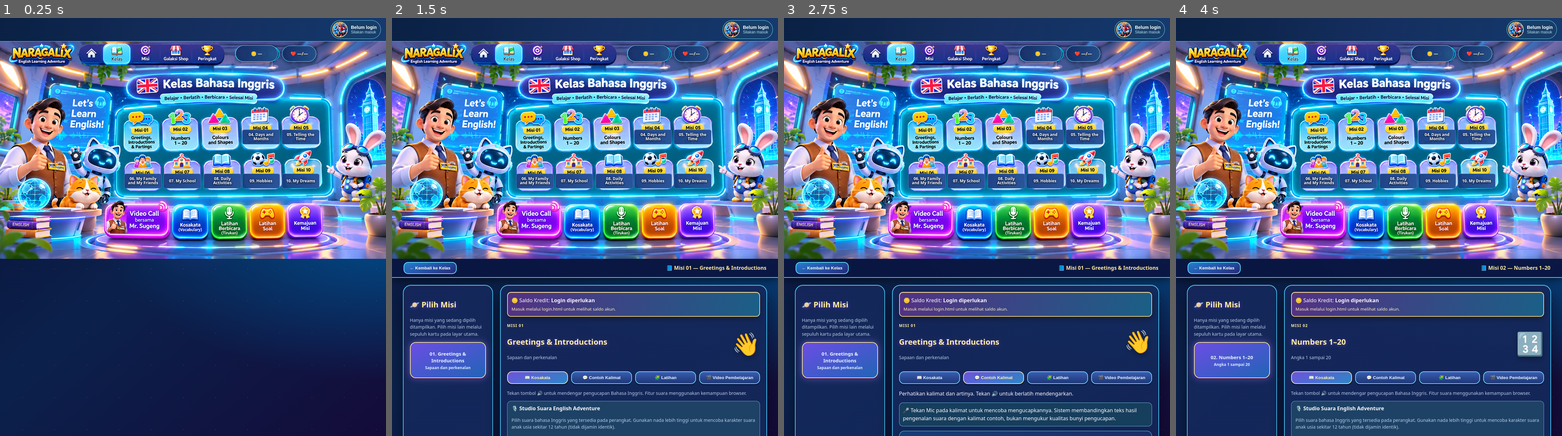
Above: before the commit, frames 1-4 (left to right).
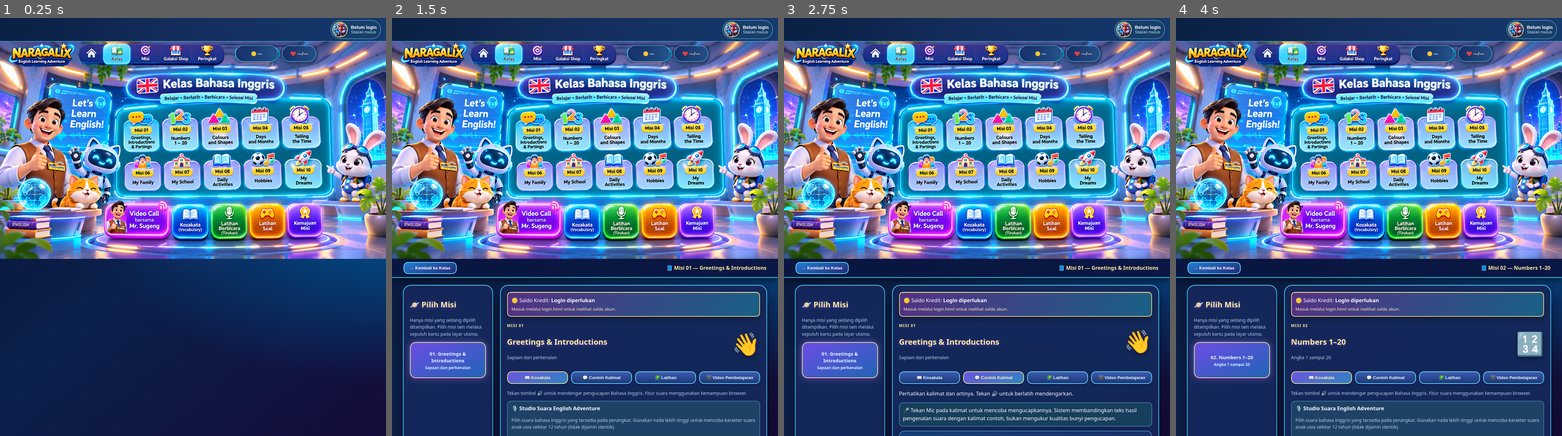
Above: after the commit, the same moments.

Repository: Sugeng1104/nagaralix-game
Game: browser game, page kelas-bahasa-inggris.html
Same seed, same stepped clock (60 frames per second), same inputs: the game is played once before the commit and once after it.
Inputs:
- Up to frame 1 (0.25 s): no input
- Up to frame 2 (1.5 s): click "Kosakata" at 1.27 s
- Up to frame 3 (2.75 s): click "Kelas" at 1.87 s; click "💬 Contoh Kalimat" at 2.47 s
- Up to frame 4 (4 s): click "Buka Misi 08" at 3.07 s; click "Buka Misi 02" at 3.67 s

The runs differ from the first frame. In frame 1, 2.4% of the frame differs, in the area x 32-83%, y 26-41%; in frame 2, 2.4%; in frame 3, 2.4%; in frame 4, 2.4%.

Commit message:
Add files via upload

Diff:
--- a/kelas-bahasa-inggris.html
+++ b/kelas-bahasa-inggris.html
@@ -436,10 +436,4 @@
 })();
 </script>
 
-<style>
-.nar-mission-label{position:absolute;z-index:3;pointer-events:none;display:flex;align-items:center;justify-content:center;text-align:center;line-height:1.05;font-size:clamp(8px,1.03vw,17px);font-weight:900;color:#fff;text-shadow:0 1px 4px #000,0 0 6px #14285e;background:linear-gradient(90deg,#183c7ff2,#244e94f2);border:1px solid #64bafa88;border-radius:6px;padding:2px 4px;box-sizing:border-box;overflow:hidden}
-</style>
-<script>
-(()=>{const titles=['Days and Months','Telling the Time','My Family and My Friends','My School','Daily Activities','Hobbies','My Dreams'];for(let i=3;i<10;i++){const hit=document.querySelector('[data-nar="mission-'+i+'"]');if(!hit)continue;const label=document.createElement('span');label.className='nar-mission-label';label.textContent=String(i+1).padStart(2,'0')+'. '+titles[i-3];label.style.left=hit.style.left;label.style.top=`calc(${hit.style.top} + ${parseFloat(hit.style.height)*.39}%)`;label.style.width=hit.style.width;label.style.height=`${parseFloat(hit.style.height)*.40}%`;hit.parentElement.append(label)}})();
-</script>
 </body></html>
